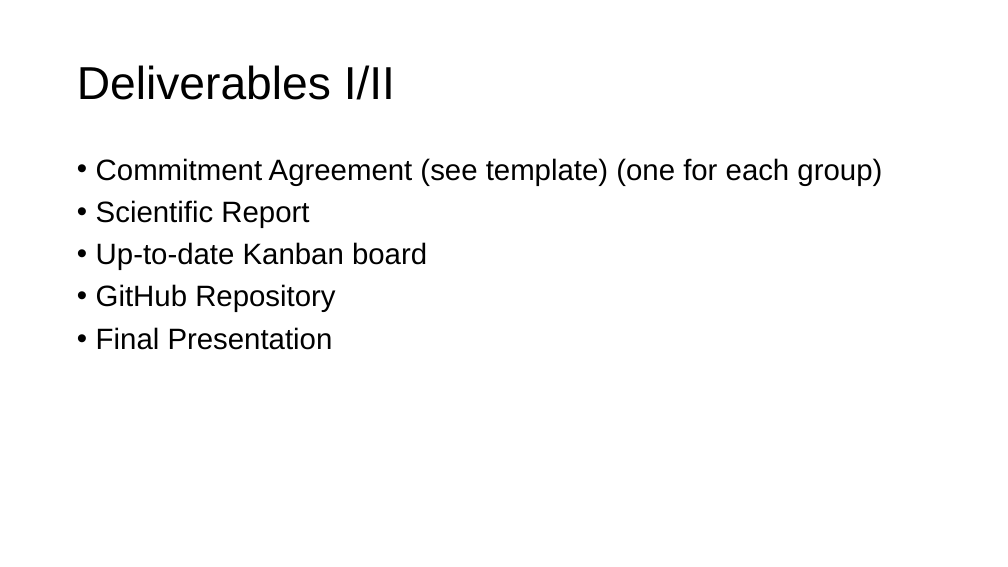
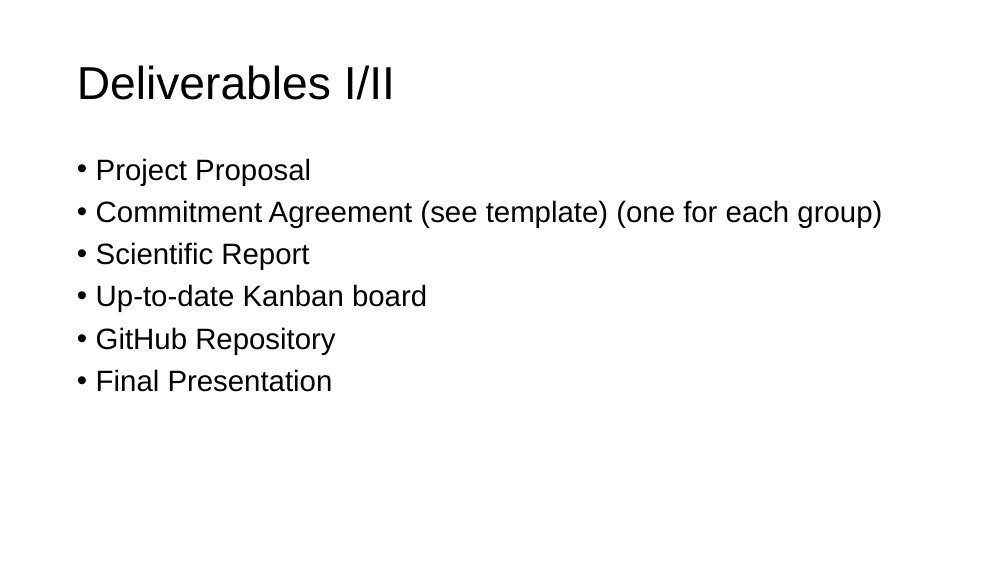
Before and after one commit to LucerneUniversityOfAppliedScience/DSPRO2-FS24, a slide deck: slide 9 of 01 - Lectures Material/00 - Administration/Administrative Information.pptx. Drawn at 1008x567 pixels with LibreOffice and Linux fonts; fonts in the diff are those of the drawing. Boxes give left, top, right and bottom in pixels: in the first picture for what was removed or moved away, otherwise in the second. Text is boxed around its words. In the diff, an @@ line names an element or a change of style, - is before the commit and + after.

```diff
--- a/01 - Lectures Material/00 - Administration/Administrative Information.pptx
+++ b/01 - Lectures Material/00 - Administration/Administrative Information.pptx
@@ text at <box>96,158,311,186</box>: paragraph added @@
+• Project Proposal
```
Also in this commit, not shown: 2 other files.
